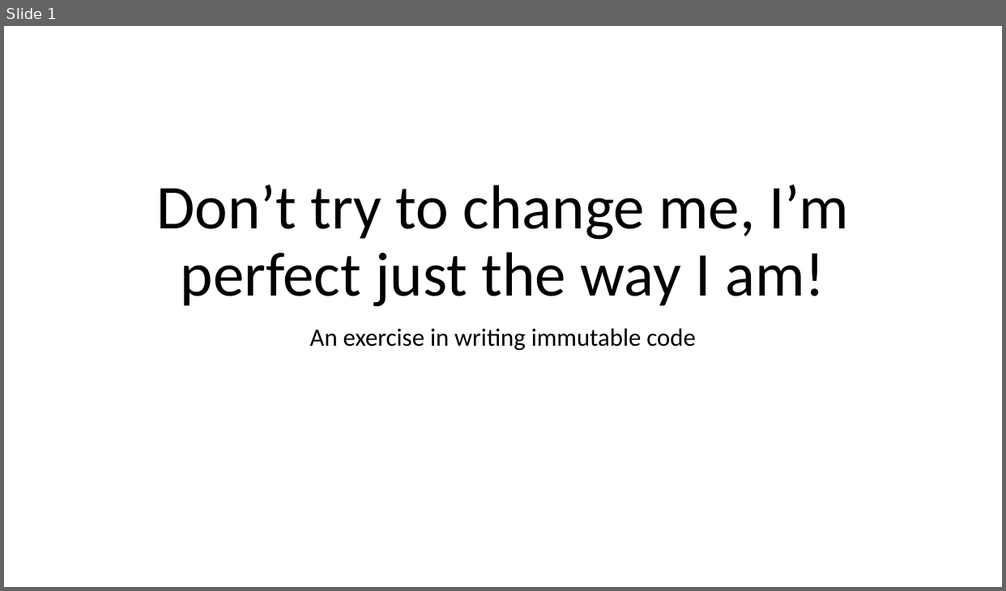
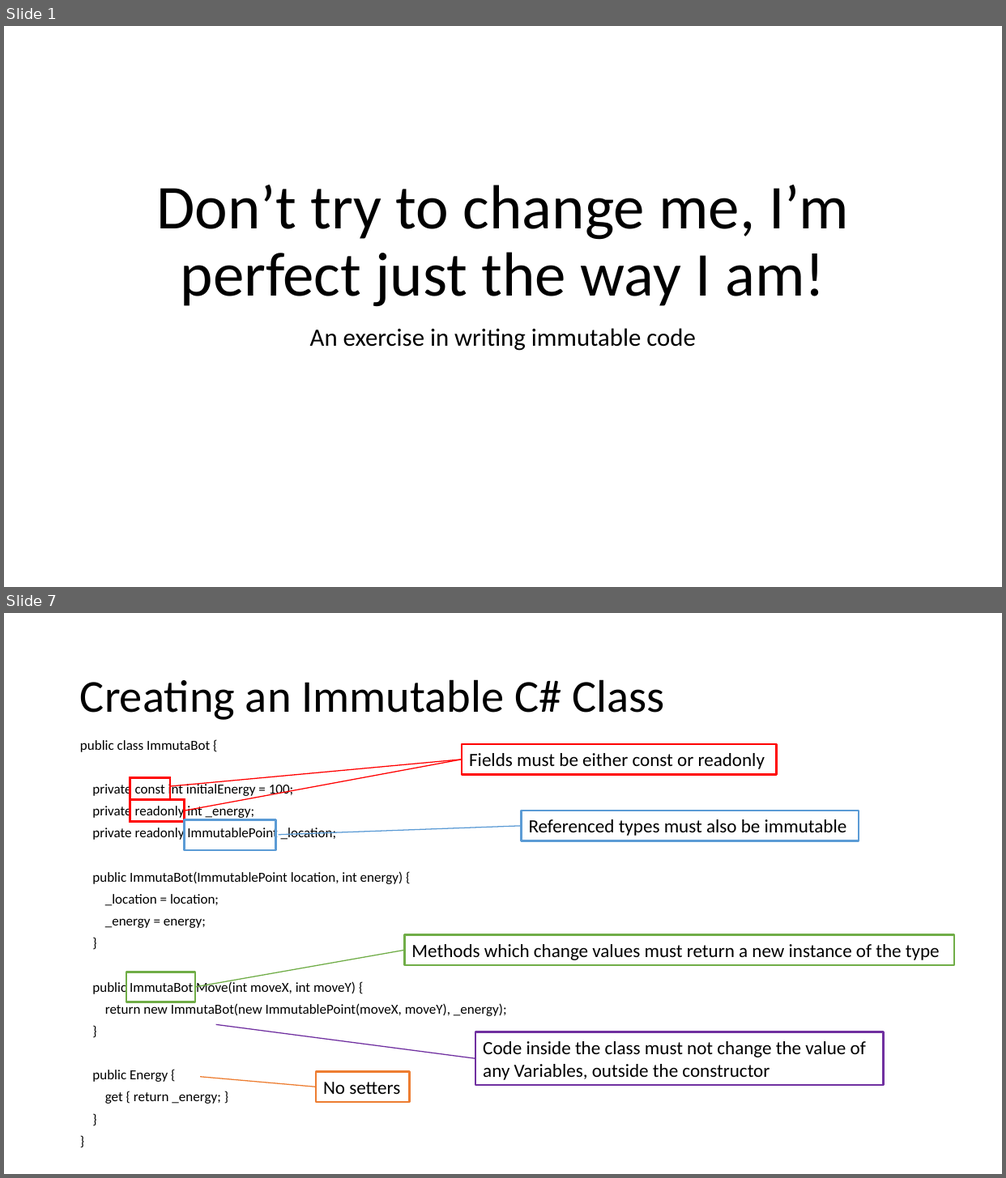
Before and after one commit to relentless/ImmutabilityDojo, a slide deck: Immutability Dojo.pptx. Shown one above the other, each under a label of ours: slide 1 before the commit, slides 1 and 7 after it; the slides between them are not shown. The pictures are 1006x591 and 1006x1178 pixels, drawn with LibreOffice and Linux fonts; fonts in the diff are those of the drawing. Boxes give left, top, right and bottom in pixels: in the first picture for what was removed or moved away, otherwise in the second. Text is boxed around its words. In the diff, an @@ line names an element or a change of style, - is before the commit and + after.

```diff
--- a/Immutability Dojo.pptx
+++ b/Immutability Dojo.pptx
@@ slide 7 added at (4, 613, 1002, 1174), background #FFFFFF @@
@@ title added at (80, 679, 664, 720), 44 pt, text #000000 @@
+Creating an Immutable C# Class
@@ text added at (80, 740, 507, 1104), 13.3 pt, text #000000 @@
+public class ImmutaBot {
+private const int initialEnergy = 100;
+private readonly int _energy;
+private readonly ImmutablePoint _location;
+public ImmutaBot(ImmutablePoint location, int energy) {
+_location = location;
+_energy = energy;
+}
+public ImmutaBot Move(int moveX, int moveY) {
+return new ImmutaBot(new ImmutablePoint(moveX, moveY), _energy);
+}
+public Energy {
+get { return _energy; }
+}
+}
@@ group added at (130, 744, 777, 822): 3 rectangles, 2 lines @@
+Fields must be either const or readonly
@@ rectangle added at (185, 820, 275, 850), outline #5B9BD5 2 pt @@
@@ line added from (278, 835) to (522, 825), #5B9BD5 1 pt @@
@@ rectangle added at (522, 811, 859, 841), outline #5B9BD5 2 pt, 18 pt, text #000000 @@
+Referenced types must also be immutable
@@ line added from (195, 987) to (404, 951), #70AD47 1 pt @@
@@ rectangle added at (404, 935, 954, 965), outline #70AD47 2 pt, 18 pt, text #000000 @@
+Methods which change values must return a new instance of the type
@@ rectangle added at (127, 973, 196, 1003), outline #70AD47 2 pt @@
@@ line added from (475, 1059) to (216, 1024), #7030A0 1 pt @@
@@ rectangle added at (475, 1033, 884, 1085), outline #7030A0 2 pt, 18 pt, text #000000 @@
+Code inside the class must not change the value of
+any Variables, outside the constructor
@@ rectangle added at (316, 1072, 410, 1102), outline #ED7D31 2 pt, 18 pt, text #000000 @@
+No setters
@@ line added from (316, 1087) to (200, 1077), #ED7D31 1 pt @@
```
Also in this commit, not shown: 3 slides changed, 3 other slides added, 2 slides removed, 1 other file.
